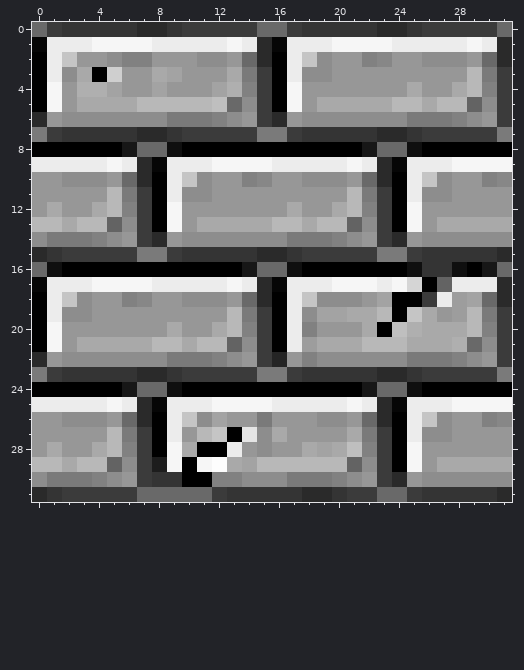
One commit to this pixel-art sprite: core/assets/graphics/tile_images/TILE_FG_STONE_5.png. The first picture shows the starting point.
The file is 32x32 pixels. Colours within 5 levels of each other are drawn and written as one.
After:
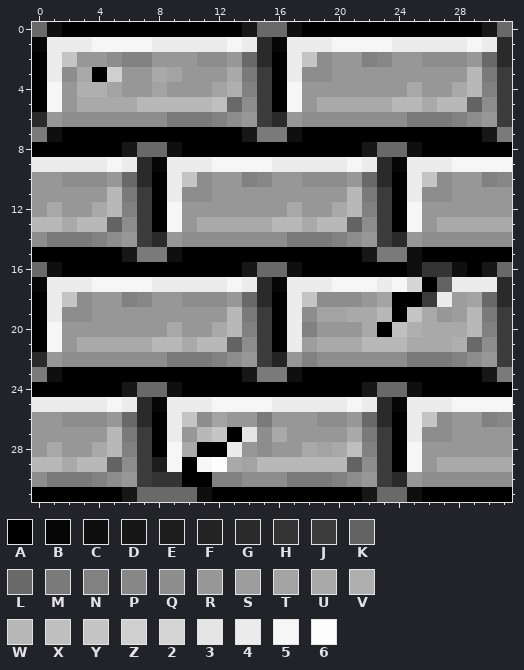
Palette (. is transparent): A #000000  B #060606  C #0f0f0f  D #171717  E #1d1d1d  F #242424  G #2a2a2a  H #343434  J #3b3b3b  K #636363  L #696969  M #7a7a7a  N #818181  P #878787  Q #8d8d8d  R #979797  S #9d9d9d  T #a3a3a3  U #a9a9a9  V #afafaf  W #b8b8b8  X #bfbfbf  Y #c5c5c5  Z #cfcfcf  2 #d5d5d5  3 #e5e5e5  4 #ececec  5 #f6f6f6  6 #fdfdfd
Commit: Improved stone block textures.
From old to new:
The edit turns colour G into colour A in row 0 at x 7 to 8 and 23 to 24; in row 7 at x 7 to 8 and 23 to 24; in row 15 at x 0, 15 to 16 and 31; in row 23 at x 7 to 8 and 23 to 24; in row 31 at x 0, 18 to 19 and 31.
The edit turns colour H into colour A in row 0 at x 2 to 6, 9, 18 to 22 and 25; in row 7 at x 2 to 6, 9, 18 to 22 and 25; in row 15 at x 1, 10 to 14, 17 and 26 to 30; in row 23 at x 2 to 6, 9, 18 to 22 and 25; in row 31 at x 1, 13 to 17, 20 and 26 to 30.
The edit turns colour J into colour A in row 0 at x 10 to 13 and 26 to 29; in row 7 at x 10 to 13 and 26 to 29; in row 15 at x 2 to 5 and 18 to 21; in row 23 at x 10 to 13 and 26 to 29; in row 31 at x 2 to 5, 12 and 21.
The edit turns colour J into colour C in row 0 at x 1 and 17; in row 7 at x 1 and 17; in row 15 at x 9 and 25; in row 23 at x 1 and 17; in row 31 at x 25.
The edit turns colour L into colour C in row 31 at x 11.
The edit turns colour J into colour D in row 0 at x 14 and 30; in row 7 at x 14 and 30; in row 15 at x 6 and 22; in row 23 at x 14 and 30; in row 31 at x 6 and 22.
